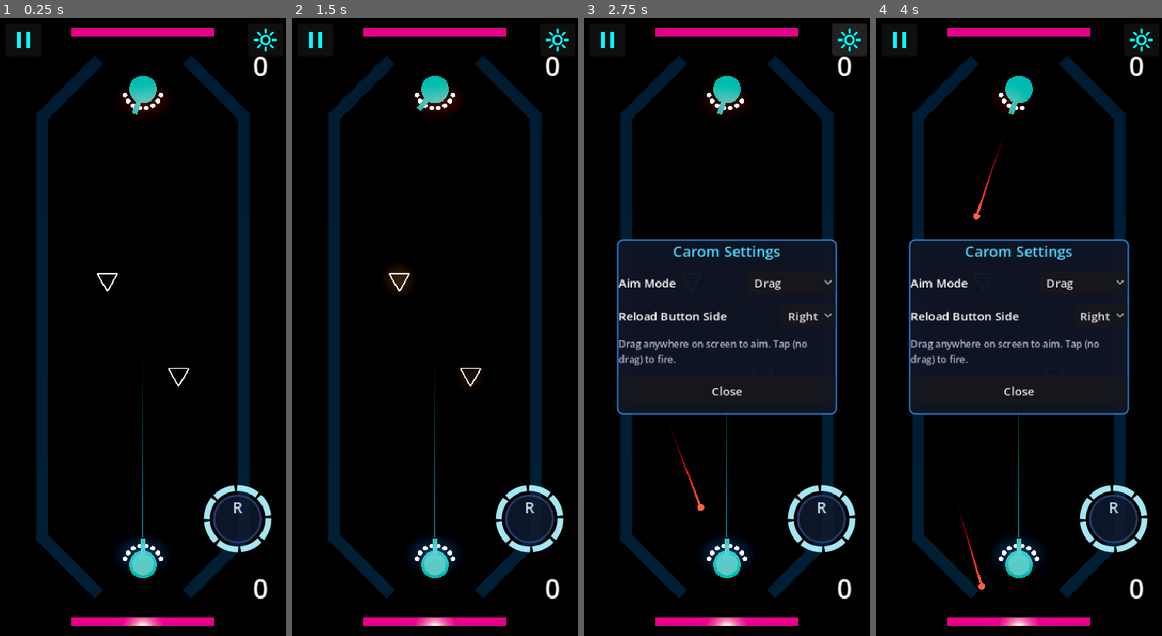
Above: before the commit, frames 1-4 (left to right).
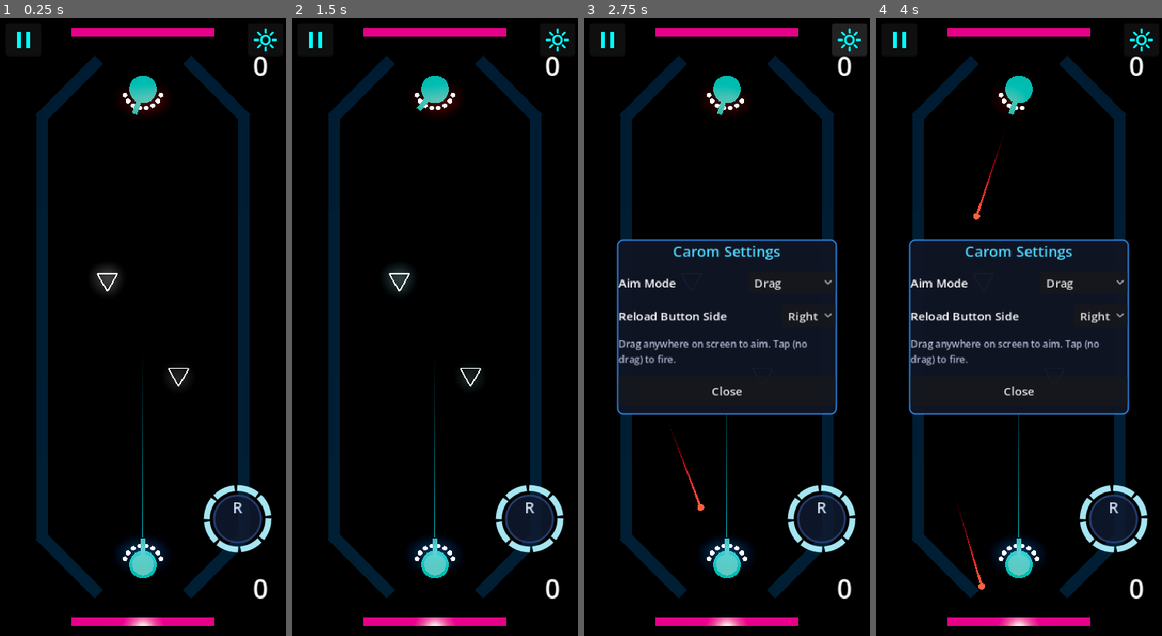
Above: after the commit, the same moments.

Repository: mchambers-mojang/sweet-vinegar-games
Game: Godot game, scene res://carom/scenes/carom_arena.tscn
Same seed, same stepped clock (60 frames per second), same inputs: the game is played once before the commit and once after it. This scene is started directly instead of the project's main scene.
Inputs (mouse positions are in pixels of both pictures, inside the frame that each line leads up to):
- Up to frame 1 (0.25 s): no input
- Up to frame 2 (1.5 s): click (314, 42) at 0.5 s; click "Resume" at 1.25 s
- Up to frame 3 (2.75 s): click (849, 42) at 2 s
- Up to frame 4 (4 s): click "Drag" at 2.75 s; click "Right" at 3.5 s

The runs differ from the first frame. In frame 1, 0.3% of the frame differs, in the area x 32-65%, y 40-60%; in frame 2, 0.3%; in frame 3, less than 0.1%; in frame 4, less than 0.1%.

Commit message:
feat(carom): finalize puck tension pulse — teal glow near goals
Fix: must duplicate() the scene's existing material_override rather
than creating a new one (Godot 4 scene materials take priority).
Pulse runs in _physics_process. Emission pulses 2→10 energy with
teal albedo/emission color that brightens as puck nears a goal.
Removed all debug prints.

Co-authored-by: Copilot <223556219+Copilot@users.noreply.github.com>

Diff:
--- a/carom/scripts/carom_puck.gd
+++ b/carom/scripts/carom_puck.gd
@@ -32,21 +32,17 @@
 func _setup_emission_material() -> void:
 	# Grab the existing material from the first mesh (shared SubResource in .tscn)
 	# and modify it in place — creating a new one doesn't reliably override the scene material.
-	var mesh_count: int = 0
 	for child in get_children():
 		if child is MeshInstance3D:
 			var mesh_inst := child as MeshInstance3D
 			if _puck_material == null and mesh_inst.material_override != null:
-				# Make it unique so we don't affect the PackedScene resource
 				_puck_material = mesh_inst.material_override.duplicate() as StandardMaterial3D
 				_puck_material.emission_enabled = true
 				_puck_material.emission = Color(0.8, 1.0, 1.0, 1)
 				_puck_material.emission_energy_multiplier = EMISSION_BASE
 			if _puck_material != null:
 				mesh_inst.material_override = _puck_material
-				mesh_count += 1
 	if _puck_material == null:
-		# Fallback: create from scratch if no existing material found
 		_puck_material = StandardMaterial3D.new()
 		_puck_material.albedo_color = Color(0.02, 0.08, 0.1, 1)
 		_puck_material.emission_enabled = true
@@ -56,8 +52,6 @@
 		for child in get_children():
 			if child is MeshInstance3D:
 				(child as MeshInstance3D).material_override = _puck_material
-				mesh_count += 1
-	print("[DEBUG-puck] Applied emission material to %d meshes, mat_rid=%s" % [mesh_count, str(_puck_material.get_rid())])
 
 
 func configure(goal_targets: Array[Vector3], reset_position: Vector3) -> void:
@@ -73,10 +67,7 @@
 	angular_velocity = Vector3.ZERO
 
 
-func _process(delta: float) -> void:
-	_update_pulse(delta)
-	if Engine.get_frames_drawn() % 120 == 0:
-		print("[DEBUG-process] _process running on puck, frame=%d" % Engine.get_frames_drawn())
+
 
 
 func _update_pulse(delta: float) -> void:
@@ -86,11 +77,9 @@
 	_pulse_time = fmod(_pulse_time + delta * freq * TAU, TAU)
 	var t := (sin(_pulse_time) + 1.0) * 0.5
 	_puck_material.emission_energy_multiplier = lerpf(EMISSION_BASE, EMISSION_PEAK, t)
-	# Extreme test: toggle between bright red and bright green
-	_puck_material.albedo_color = Color(t, 1.0 - t, 0.0, 1.0)
-	_puck_material.emission = Color(t, 1.0 - t, 0.0, 1.0)
-	if Engine.get_frames_drawn() % 60 == 0:
-		print("[DEBUG-pulse] freq=%.1f t=%.2f albedo=%s" % [freq, t, str(_puck_material.albedo_color)])
+	var albedo_t := lerpf(0.02, 0.12, t)
+	_puck_material.albedo_color = Color(albedo_t * 0.5, albedo_t * 3.5, albedo_t * 4.0, 1.0)
+	_puck_material.emission = Color(0.1 + t * 0.7, 0.7 + t * 0.3, 0.8 + t * 0.2, 1.0)
 
 
 func _get_pulse_frequency() -> float:
@@ -130,7 +119,6 @@
 
 
 func _physics_process(_delta: float) -> void:
-	# Pulse in physics_process as fallback (in case _process is not running)
 	_update_pulse(_delta)
 
 	# Safety bounds check
